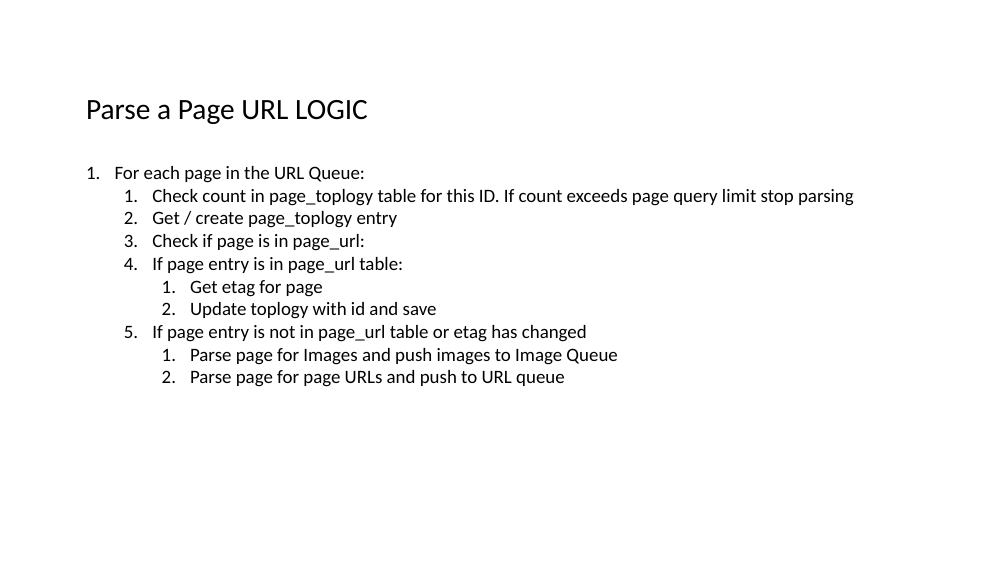
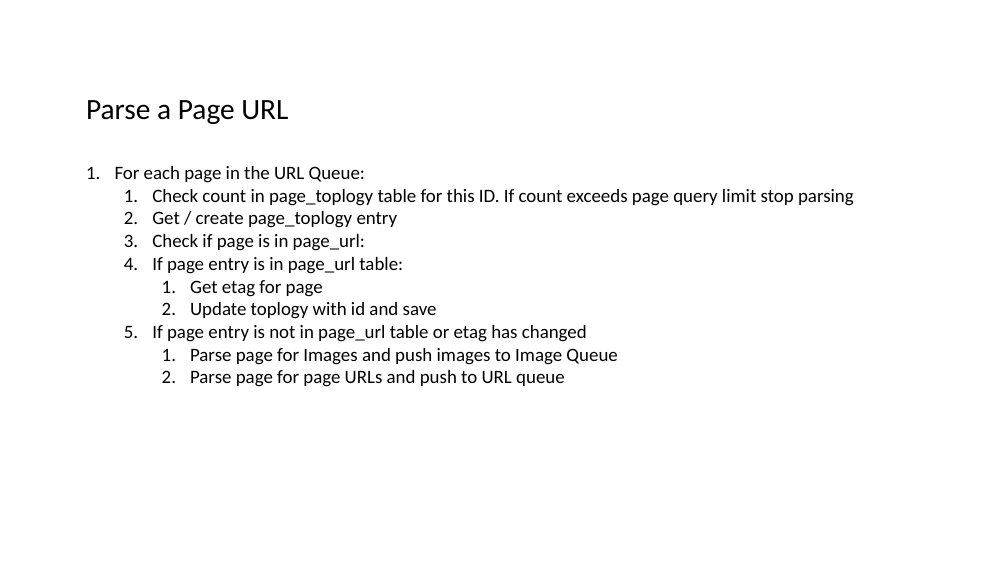
Before and after one commit to datim/squid, a slide deck: slide 5 of docs/design.pptx (slide 4 before the commit). Drawn at 1008x567 pixels with LibreOffice and Linux fonts; fonts in the diff are those of the drawing. Boxes give left, top, right and bottom in pixels: in the first picture for what was removed or moved away, otherwise in the second. Text is boxed around its words. In the diff, an @@ line names an element or a change of style, - is before the commit and + after.

```diff
--- a/docs/design.pptx
+++ b/docs/design.pptx
@@ text at (x1=86, y1=100, x2=288, y2=124): text changed @@
-Parse a Page URL LOGIC
+Parse a Page URL
```
Also in this commit, not shown: 4 other slides changed, 3 slides added.
